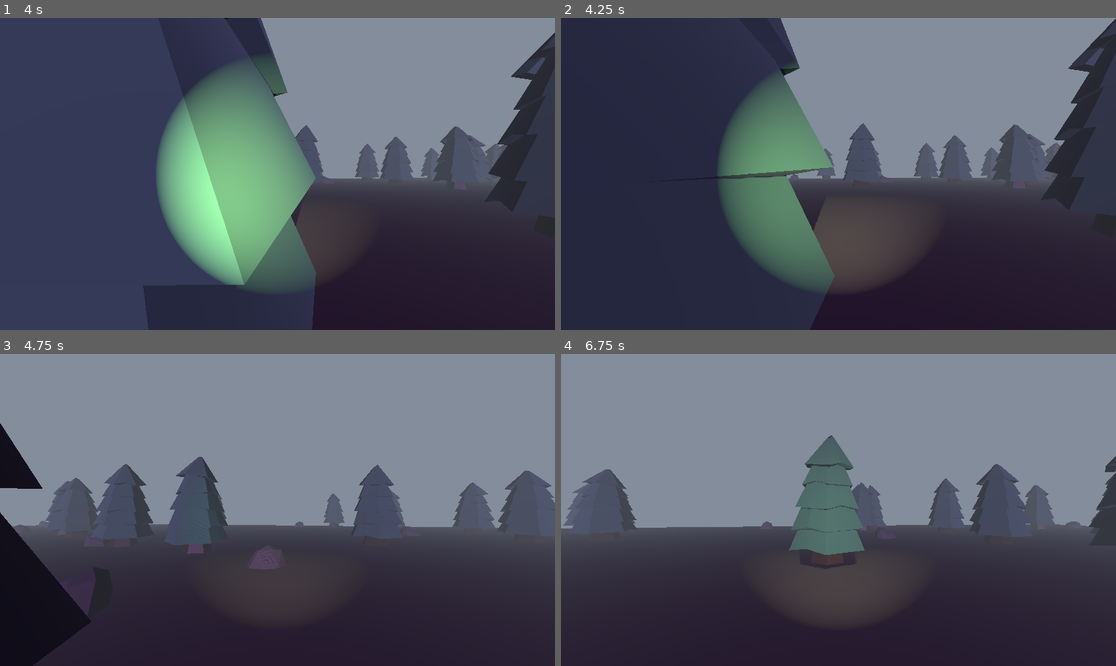
Above: before the commit, frames 1-4 (two rows, left to right).
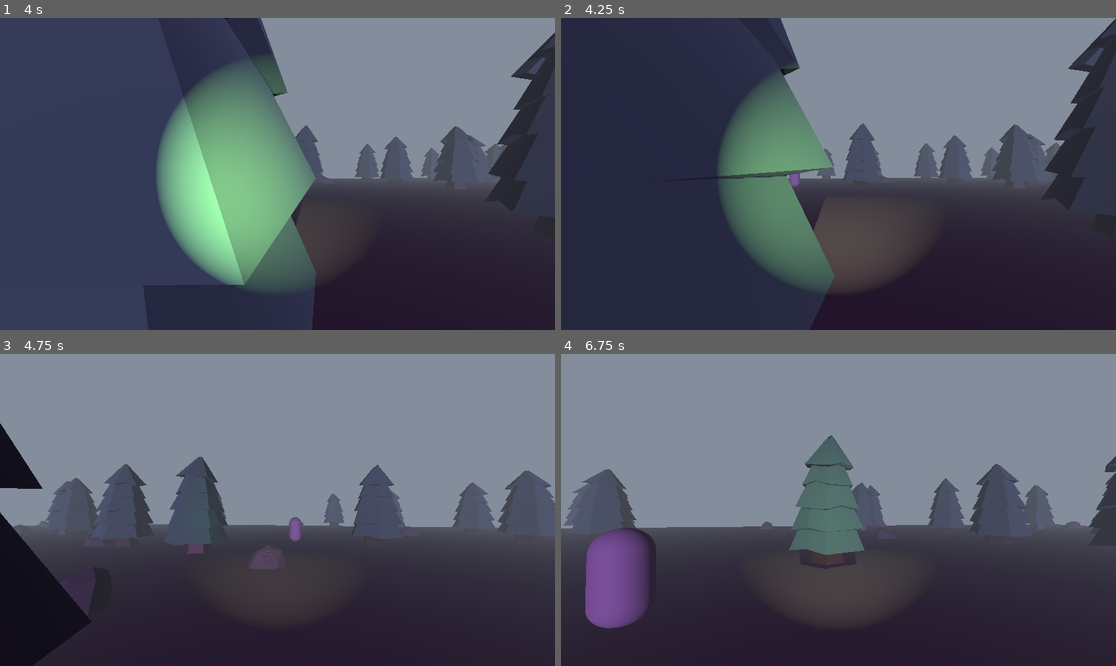
Above: after the commit, the same moments.

Repository: PawlakAidan/GodotProj1
Game: Godot game, scene res://Scenes/environment1.tscn
Two runs of this game, one before a commit and one after it. Both use one fixed random seed, a clock stepped at 60 frames per second and the inputs below.
Inputs (mouse positions are in pixels of both pictures, inside the frame that each line leads up to):
- Up to frame 1 (4 s): tap Enter (ui_accept) at 0.5, 0.77, 1.52, 2.75, 3.02, 3.77 s; move the mouse to (305, 174) at 0.52 s; hold Up (ui_up) from 0.53 s (still down); move the mouse to (249, 174) at 1.27 s; move the mouse to (288, 167) at 2.02 s; move the mouse to (271, 180) at 2.77 s; move the mouse to (316, 177) at 3.52 s
- Up to frame 2 (4.25 s): keep holding Up (ui_up)
- Up to frame 3 (4.75 s): keep holding Up (ui_up); move the mouse to (233, 506) at 4.27 s; tap Enter (ui_accept) at 4.52 s
- Up to frame 4 (6.75 s): move the mouse to (844, 510) at 5.02 s; move the mouse to (816, 503) at 5.77 s; release Up (ui_up) at 5.78 s; hold Right (ui_right) 5.78-6.53 s; tap Enter (ui_accept) at 6.02 s; move the mouse to (866, 510) at 6.52 s; hold Up (ui_up) from 6.53 s (still down)

Frame 1 is identical in both runs. In frame 2, less than 0.1% of the frame differs, in the area x 41-44%, y 49-55%; in frame 3, 0.1%; in frame 4, 3.1%, in the area x 4-18%, y 55-88%.

Commit message:
refined enemy spawn logic and added basic sanity

Diff:
--- /dev/null
+++ b/Entities/Enemies/enemy_spawner.gd
@@ -0,0 +1,26 @@
+extends Node3D
+
+@export var enemy_scene: PackedScene
+@export var spawn_timer: Timer
+
+func spawn_cultist():
+	var player = get_tree().get_first_node_in_group("Player")
+	if player:
+		var enemy = enemy_scene.instantiate()
+		var random_direction = Vector3(randf_range(-1, 1), 0, randf_range(-1, 1)).normalized()
+
+		# This calculates the position relative to the PLAYER'S current spot
+		var spawn_pos = player.global_position + (random_direction * randf_range(15.0, 25.0))
+
+		enemy.position = spawn_pos
+		# It's better to add them to the main scene root so they don't move
+		# IF the spawner moves
+		get_tree().current_scene.add_child(enemy)
+
+
+func _on_timer_timeout() -> void:
+	var max_enemies = 3 * GameManager.difficulty_modifier
+
+	# Only spawn if we haven't reached the cap
+	if get_child_count() < max_enemies:
+		spawn_cultist()
--- /dev/null
+++ b/GameManager.gd
@@ -0,0 +1,16 @@
+extends Node
+
+# 100 = Sane, 0 = Total Madness
+var sanity: float = 0.0
+var difficulty_modifier: float = 1.0
+
+func _process(_delta):
+	# Calculate insanity (how much sanity is lost)
+	var insanity = 100.0 - sanity
+
+	# Difficulty climbs from 1.0x to 4.0x as you go crazy
+	# We use 33.3 so it hits max difficulty at 0 sanity
+	difficulty_modifier = clamp(1.0 + (insanity / 33.3), 1.0, 4.0)
+
+func change_sanity(amount: float):
+	sanity = clamp(sanity + amount, 0, 100)
--- a/Scenes/environment1.tscn
+++ b/Scenes/environment1.tscn
@@ -1,10 +1,11 @@
-[gd_scene load_steps=11 format=3 uid="uid://k8xtkmqvhhlb"]
+[gd_scene load_steps=12 format=3 uid="uid://k8xtkmqvhhlb"]
 
 [ext_resource type="Script" uid="uid://dep2opno7y3qa" path="res://Scenes/world_gen.gd" id="1_ccn0c"]
 [ext_resource type="PackedScene" uid="uid://bjwni7uj1yfvh" path="res://Entities/Player/player.tscn" id="1_ryjrx"]
 [ext_resource type="PackedScene" uid="uid://yodbuip66tqa" path="res://Assets/Environment/tree.tscn" id="2_bo1e2"]
 [ext_resource type="PackedScene" uid="uid://c2ivsohao5ck6" path="res://Entities/Enemies/Cultist/cultist.tscn" id="2_ccn0c"]
 [ext_resource type="PackedScene" uid="uid://h5xaq37ddfo6" path="res://Assets/Environment/rock.tscn" id="3_5aqpm"]
+[ext_resource type="Script" uid="uid://da6ml5y2g045s" path="res://Entities/Enemies/enemy_spawner.gd" id="6_5aqpm"]
 
 [sub_resource type="PackedScene" id="PackedScene_bo1e2"]
 _bundled = {
@@ -72,3 +73,13 @@
 
 [node name="Cultist" parent="." instance=ExtResource("2_ccn0c")]
 transform = Transform3D(1, 0, 0, 0, 1, 0, 0, 0, 1, 0.6849117, 1.702217, -4.0592556)
+
+[node name="EnemySpawner" type="Node3D" parent="."]
+script = ExtResource("6_5aqpm")
+enemy_scene = ExtResource("2_ccn0c")
+
+[node name="Timer" type="Timer" parent="EnemySpawner"]
+wait_time = 2.0
+autostart = true
+
+[connection signal="timeout" from="EnemySpawner/Timer" to="EnemySpawner" method="_on_timer_timeout"]
--- a/project.godot
+++ b/project.godot
@@ -14,6 +14,10 @@
 run/main_scene="uid://k8xtkmqvhhlb"
 config/features=PackedStringArray("4.5", "Forward Plus")
 config/icon="res://icon.svg"
+
+[autoload]
+
+GameManager="*res://GameManager.gd"
 
 [input]
 
Not shown, added: Entities/Enemies/enemy_spawner.gd.uid
Not shown, added: GameManager.gd.uid
